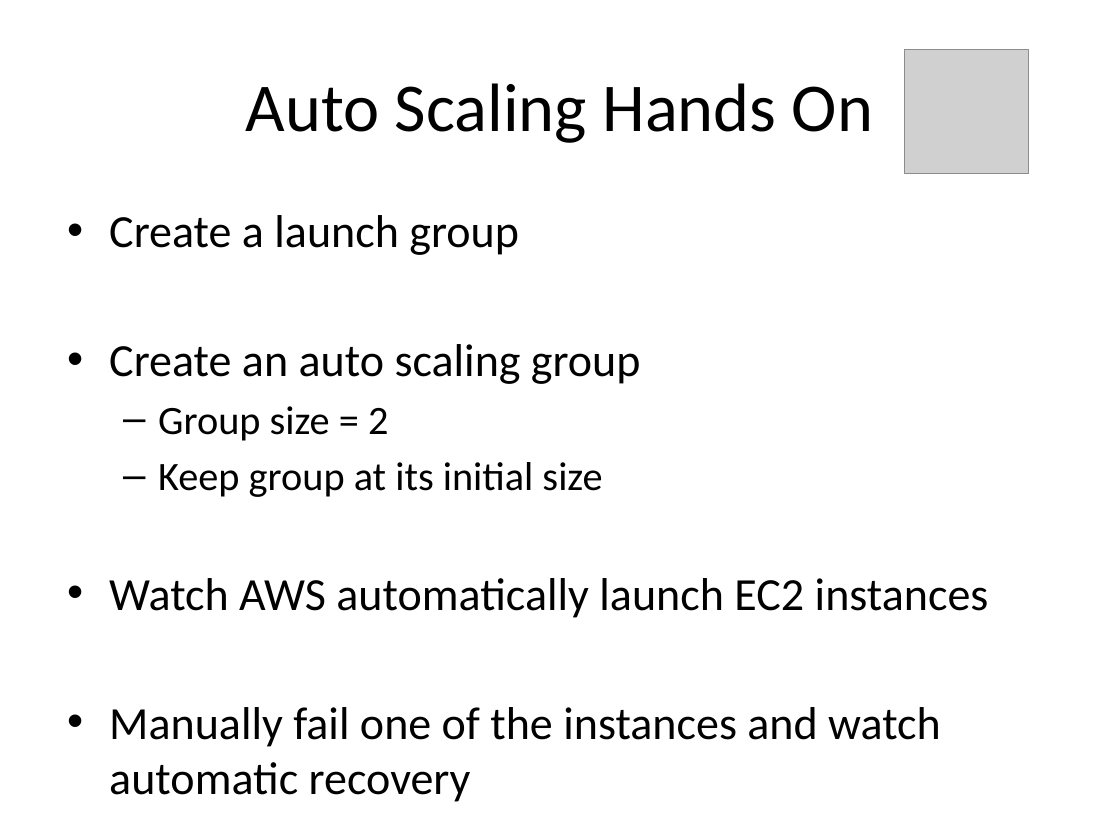
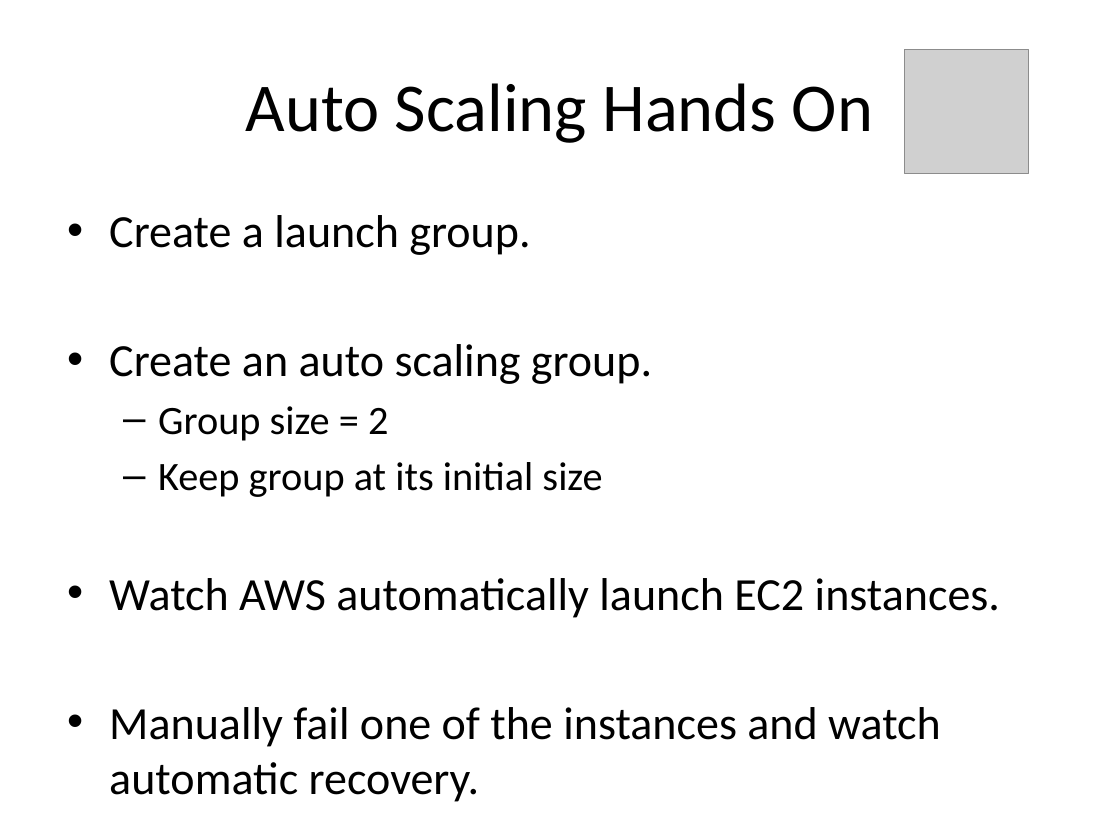
Before and after one commit to jasondbaker/infrastructure-class, a slide deck: slide 11 of infrastructure-week-6.pptx. Drawn at 1120x840 pixels with LibreOffice and Linux fonts; fonts in the diff are those of the drawing; grey boxes stand for pictures. Boxes give left, top, right and bottom in pixels: in the first picture for what was removed or moved away, otherwise in the second. Text is boxed around its words. In the diff, an @@ line names an element or a change of style, - is before the commit and + after.

```diff
--- a/infrastructure-week-6.pptx
+++ b/infrastructure-week-6.pptx
@@ text at <box>109,215,652,384</box>: text changed @@
-• Create a launch group
-• Create an auto scaling group
+• Create a launch group.
+• Create an auto scaling group.
@@ text at <box>109,578,1000,747</box>: text changed @@
-• Watch AWS automatically launch EC2 instances
-• Manually fail one of the instances and watch automatic recovery
+• Watch AWS automatically launch EC2 instances.
+• Manually fail one of the instances and watch automatic recovery.
```
Also in this commit, not shown: 9 other files.
